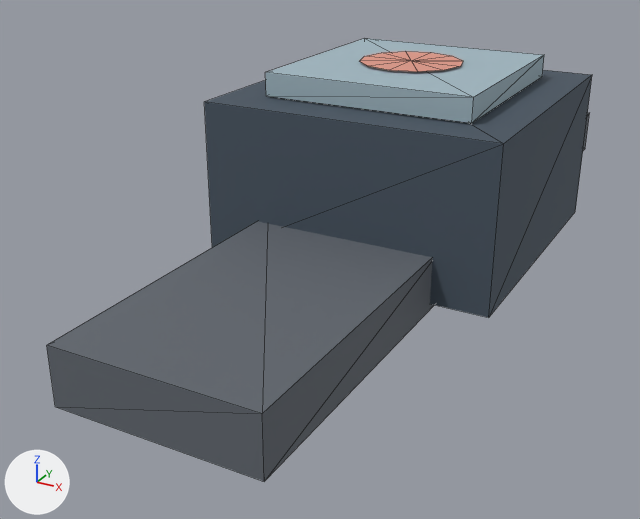
Before and after pictures for a commit that changed the glTF model arte/modelos/turno-cero/tecnologia_smartwatch.glb.
Both versions are drawn from a 50 mm lens placed at (0.537, -1.267, 0.589), pointed at (-0.09, -0.127, 0.019). The lights are fixed; the arrows at lower left show +X, +Y and +Z. The picture after the commit comes second. Mesh edges are drawn as thin lines. Vertices at exactly the same position are counted once.
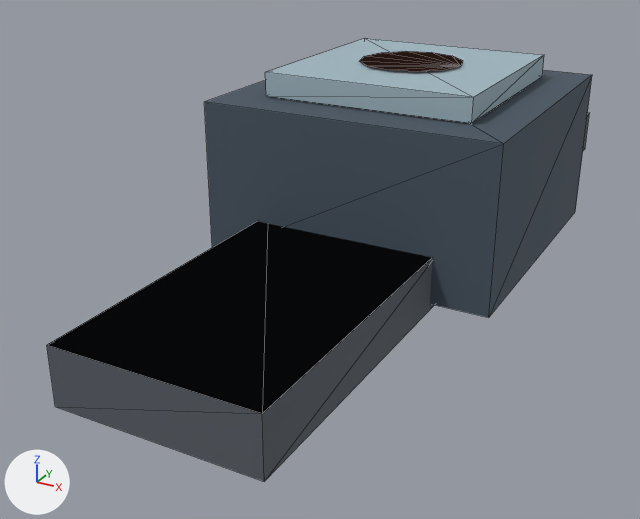
What differs and where, as boxes [x1, y1, x2, y2] in the pictures (640 x 519 px; the box of a moved part takes in the faces that stretch with it):
part 1 of me_mesh_0, moved or reshaped
    both: [360, 51, 463, 72]
part 2 of me_mesh_0, recoloured (grey to dark grey)
    both: [47, 113, 590, 417]

The change, as a diff of the scene's bpy script:
```diff
--- a/arte/modelos/turno-cero/tecnologia_smartwatch.glb.py
+++ b/arte/modelos/turno-cero/tecnologia_smartwatch.glb.py
@@ me_mesh_0 @@
 # used by ob_mesh_0; location = (0.0, 0.0, 0.0)
-me_mesh_0.from_pydata(...)  # 46 vertices, 60 faces; spans x -0.225..0.225, y -0.66..0.66, z 0.03..0.321
+me_mesh_0.from_pydata(...)  # 44 vertices, 58 faces; spans x -0.225..0.225, y -0.66..0.66, z 0.03..0.321
+# me_mesh_0 part 1
+# 2 vertices are removed from x 0.0..0.08, y 0.0, z 0.321
+# 12 faces are deleted
+# 10 new faces join them
+# me_mesh_0 part 2: 26 kept faces spanning x -0.225..0.225, y -0.66..0.66, z 0.03..0.11 get new vertex colours; the middle colour goes from grey #636971 to dark grey #5a6068
 me_mesh_0.materials.append(mat_material_0)
```
